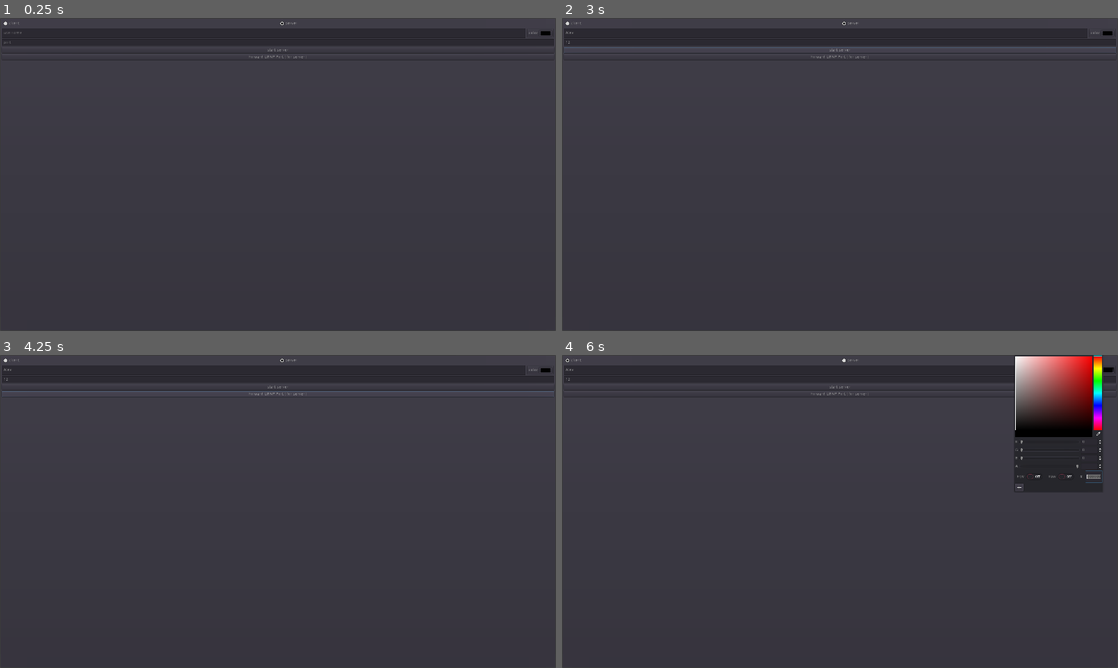
Above: before the commit, frames 1-4 (two rows, left to right).
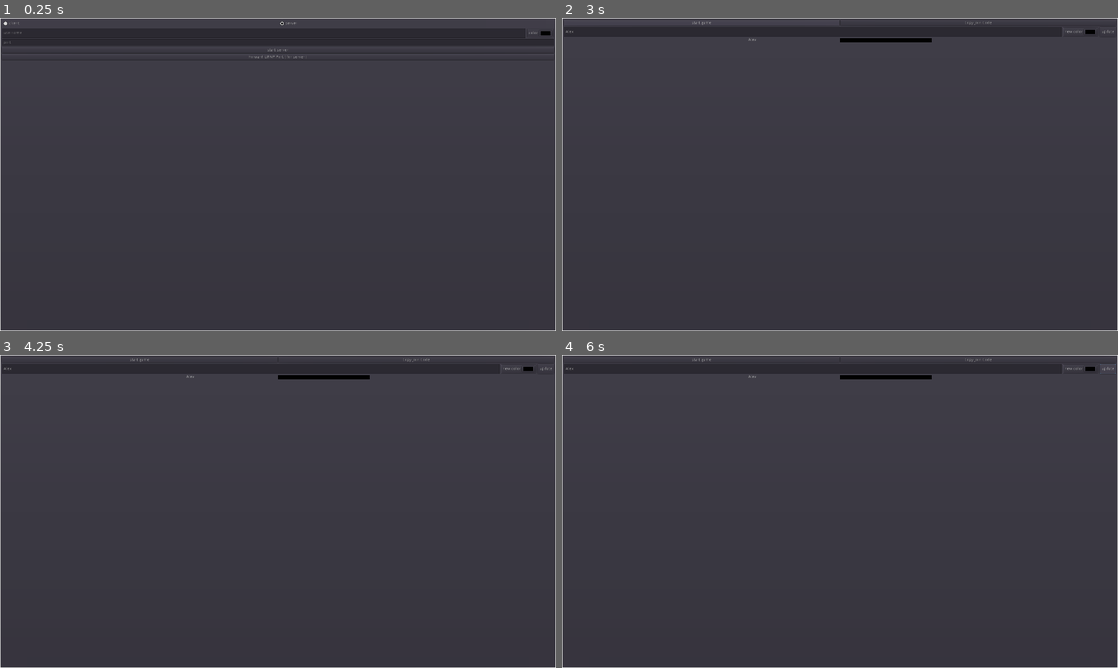
Above: after the commit, the same moments.

Repository: creikey/sketch-fight
Game: Godot game, scene res://LobbyScene.tscn
Same seed, same stepped clock (60 frames per second), same inputs: the game is played once before the commit and once after it. The engine's default icon, where the game draws it, is replaced by a stand-in: a white triangle on a blue panel in a dark square.
Inputs (mouse positions are in pixels of both pictures, inside the frame that each line leads up to):
- Up to frame 1 (0.25 s): no input
- Up to frame 2 (3 s): click (823, 33) at 0.52 s; type "Alex" at 0.6 s; click (840, 43) at 0.75 s; type "12" at 0.83 s; click "client" at 1.25 s; click "server" at 2 s; click "start server" at 2.75 s
- Up to frame 3 (4.25 s): click (278, 392) at 3.5 s, where only the run before the commit has a clickable "Forward UPNP Port ( for serve…"
- Up to frame 4 (6 s): click (701, 361) at 4.25 s, where only the run after the commit has a clickable "start game"; click (701, 361) at 5 s, where only the run after the commit has a clickable "start game"; click (1106, 367) at 5.75 s, where only the run after the commit has a clickable "update"

The runs differ from the first frame. In frame 1, 0.7% of the frame differs, in the area x 0-100%, y 0-100%; in frame 2, 1.9%; in frame 3, 1.9%; in frame 4, 6.7%.
Error before the commit: Invalid get index 'text' (on base: 'null instance'). (res://UI.gd:65)
Error after the commit: Assertion failed. (res://UI.gd:109)

Commit message:
Add bad grid implementation in shader

Diff:
--- a/src/CameraTarget.gd
+++ b/src/CameraTarget.gd
@@ -1,6 +1,22 @@
 extends Node2D
 
+export var smoothing = 5.0
+export var zoom_amount = 0.15
 
-func _process(_delta):
+var target_zoom = 1.0
+
+func _process(delta):
 	if Input.is_action_pressed("g_pan"):
 		global_position = get_global_mouse_position()
+	var c = smoothing * delta
+	var output_zoom = ((target_zoom - $Camera2D.zoom.x) * c) + $Camera2D.zoom.x
+	$Camera2D.zoom.x = output_zoom
+	$Camera2D.zoom.y = output_zoom
+
+func _input(event):
+	if event.is_action("ui_zoom_in"):
+		target_zoom -= zoom_amount
+		target_zoom = clamp(target_zoom, 0.1, 10.0)
+	elif event.is_action("ui_zoom_out"):
+		target_zoom += zoom_amount
+		target_zoom = clamp(target_zoom, 0.1, 10.0)
--- /dev/null
+++ b/src/GridControl.gd
@@ -0,0 +1,13 @@
+extends Control
+
+# Declare member variables here. Examples:
+# var a = 2
+# var b = "text"
+
+# Called when the node enters the scene tree for the first time.
+func _ready():
+	pass # Replace with function body.
+
+# Called every frame. 'delta' is the elapsed time since the previous frame.
+#func _process(delta):
+#	pass
--- a/src/UI.gd
+++ b/src/UI.gd
@@ -3,6 +3,7 @@
 const SAVE_SETTINGS_TIME = 1.0
 
 var cur_settings_save_time = 0.0
+
 
 func _ready():
 	load_settings()
@@ -14,23 +15,23 @@
 		cur_settings_save_time = 0.0
 
 func goto_main_menu():
-	$VBoxContainer/HBoxContainer2.visible = false
-	$VBoxContainer/Port.visible = false
-	$VBoxContainer/JoinCode.visible = false
-	$VBoxContainer/HBoxContainer/JoinServerButton.visible = false
-	$VBoxContainer/HBoxContainer/StartServerButton.visible = false
-	$VBoxContainer/UPNPButton.visible = false
-	Lobby.my_info["user_name"] = $VBoxContainer/HBoxContainer2/Username.text
-	Lobby.my_info["color"] = $VBoxContainer/HBoxContainer2/Panel/HBoxContainer/ColorPickerButton.color
-	$VBoxContainer/UpdateHBoxContainer/NewUsername.text = Lobby.my_info["user_name"]
-	$VBoxContainer/UpdateHBoxContainer/Panel/HBoxContainer/ColorPickerButton.color = Lobby.my_info["color"]
-	$VBoxContainer/UpdateHBoxContainer.visible = true
-	$VBoxContainer/UPNPLog.visible = false
-	$VBoxContainer/HBoxContainer4.visible = false
+	$PanelContainer/VBoxContainer/HBoxContainer2.visible = false
+	$PanelContainer/VBoxContainer/Port.visible = false
+	$PanelContainer/VBoxContainer/JoinCode.visible = false
+	$PanelContainer/VBoxContainer/HBoxContainer/JoinServerButton.visible = false
+	$PanelContainer/VBoxContainer/HBoxContainer/StartServerButton.visible = false
+	$PanelContainer/VBoxContainer/UPNPButton.visible = false
+	Lobby.my_info["user_name"] = $PanelContainer/VBoxContainer/HBoxContainer2/Username.text
+	Lobby.my_info["color"] = $PanelContainer/VBoxContainer/HBoxContainer2/Panel/HBoxContainer/ColorPickerButton.color
+	$PanelContainer/VBoxContainer/UpdateHBoxContainer/NewUsername.text = Lobby.my_info["user_name"]
+	$PanelContainer/VBoxContainer/UpdateHBoxContainer/Panel/HBoxContainer/ColorPickerButton.color = Lobby.my_info["color"]
+	$PanelContainer/VBoxContainer/UpdateHBoxContainer.visible = true
+	$PanelContainer/VBoxContainer/UPNPLog.visible = false
+	$PanelContainer/VBoxContainer/HBoxContainer4.visible = false
 
 func _on_JoinServerButton_pressed():
 	goto_main_menu()
-	var target_dict = parse_json(Marshalls.base64_to_utf8($VBoxContainer/JoinCode.text))
+	var target_dict = parse_json(Marshalls.base64_to_utf8($PanelContainer/VBoxContainer/JoinCode.text))
 	if typeof(target_dict) != TYPE_DICTIONARY or not target_dict.has("ip") or not target_dict.has("port"):
 		printerr("Incorrectly formatted join code")
 	# print(target_dict)
@@ -39,17 +40,17 @@
 
 func _on_StartServerButton_pressed():
 	goto_main_menu()
-	$VBoxContainer/HBoxContainer/StartGameButton.visible = true
-	$VBoxContainer/HBoxContainer/CopyJoinCodeButton.visible = true
-	Lobby.start_server(int($VBoxContainer/Port.text))
+	$PanelContainer/VBoxContainer/HBoxContainer/StartGameButton.visible = true
+	$PanelContainer/VBoxContainer/HBoxContainer/CopyJoinCodeButton.visible = true
+	Lobby.start_server(int($PanelContainer/VBoxContainer/Port.text))
 	Lobby.emit_signal("update_lobby", Lobby.player_info, Lobby.my_info)
 
 func _on_UPNPButton_pressed():
 	if Lobby.upnp != null:
 		return
-	var upnp_log = $VBoxContainer/UPNPLog
+	var upnp_log = $PanelContainer/VBoxContainer/UPNPLog
 	upnp_log.visible = true
-	var port = int($VBoxContainer/Port.text)
+	var port = int($PanelContainer/VBoxContainer/Port.text)
 	Lobby.upnp = UPNP.new()
 	Lobby.forwarded_port = port
 	var discover_return_code = Lobby.upnp.discover(2000, 2, "InternetGatewayDevice")
@@ -63,10 +64,10 @@
 
 func save_settings():
 	var settings_dict = {
-		"username": $VBoxContainer/HBoxContainer2/Username.text,
-		"color": $VBoxContainer/HBoxContainer2/Panel/HBoxContainer/ColorPickerButton.color,
-		"port": $VBoxContainer/Port.text,
-		"join_code": $VBoxContainer/JoinCode.text
+		"username": $PanelContainer/VBoxContainer/HBoxContainer2/Username.text,
+		"color": $PanelContainer/VBoxContainer/HBoxContainer2/Panel/HBoxContainer/ColorPickerButton.color,
+		"port": $PanelContainer/VBoxContainer/Port.text,
+		"join_code": $PanelContainer/VBoxContainer/JoinCode.text
 	}
 	var json_settings = to_json(settings_dict)
 	var settings_file: File = File.new()
@@ -84,16 +85,16 @@
 	settings_file.open("user://settings.json", File.READ)
 	var settings_dict = parse_json(settings_file.get_as_text())
 	if typeof(settings_dict) == TYPE_DICTIONARY:
-		$VBoxContainer/HBoxContainer2/Username.text = settings_dict["username"]
+		$PanelContainer/VBoxContainer/HBoxContainer2/Username.text = settings_dict["username"]
 		var color_array = settings_dict["color"].split(",")
 		var resultant_color = Color()
 		resultant_color.r = float(color_array[0])
 		resultant_color.g = float(color_array[1])
 		resultant_color.b = float(color_array[2])
 		resultant_color.a = float(color_array[3])
-		$VBoxContainer/HBoxContainer2/Panel/HBoxContainer/ColorPickerButton.color = resultant_color
-		$VBoxContainer/Port.text = settings_dict["port"]
-		$VBoxContainer/JoinCode.text = settings_dict["join_code"]
+		$PanelContainer/VBoxContainer/HBoxContainer2/Panel/HBoxContainer/ColorPickerButton.color = resultant_color
+		$PanelContainer/VBoxContainer/Port.text = settings_dict["port"]
+		$PanelContainer/VBoxContainer/JoinCode.text = settings_dict["join_code"]
 	else:
 		printerr("Wrong type from loaded settings file. Expected dict, type is: ", typeof(settings_dict))
 		dir.remove("user://settings.json")
@@ -113,16 +114,16 @@
 	OS.clipboard = Marshalls.utf8_to_base64(to_json(Lobby.target_server_info))
 
 func _on_ClientCheckBox_pressed():
-	$VBoxContainer/JoinCode.visible = true
-	$VBoxContainer/Port.visible = false
-	$VBoxContainer/HBoxContainer/JoinServerButton.visible = true
-	$VBoxContainer/HBoxContainer/StartServerButton.visible = false
-	$VBoxContainer/UPNPButton.visible = false
+	$PanelContainer/VBoxContainer/JoinCode.visible = true
+	$PanelContainer/VBoxContainer/Port.visible = false
+	$PanelContainer/VBoxContainer/HBoxContainer/JoinServerButton.visible = true
+	$PanelContainer/VBoxContainer/HBoxContainer/StartServerButton.visible = false
+	$PanelContainer/VBoxContainer/UPNPButton.visible = false
 
 
 func _on_ServerCheckBox_pressed():
-	$VBoxContainer/JoinCode.visible = false
-	$VBoxContainer/Port.visible = true
-	$VBoxContainer/HBoxContainer/JoinServerButton.visible = false
-	$VBoxContainer/HBoxContainer/StartServerButton.visible = true
-	$VBoxContainer/UPNPButton.visible = true
+	$PanelContainer/VBoxContainer/JoinCode.visible = false
+	$PanelContainer/VBoxContainer/Port.visible = true
+	$PanelContainer/VBoxContainer/HBoxContainer/JoinServerButton.visible = false
+	$PanelContainer/VBoxContainer/HBoxContainer/StartServerButton.visible = true
+	$PanelContainer/VBoxContainer/UPNPButton.visible = true
--- a/src/World.tscn
+++ b/src/World.tscn
@@ -1,13 +1,16 @@
-[gd_scene load_steps=3 format=2]
+[gd_scene load_steps=5 format=2]
 
 [ext_resource path="res://Block.tscn" type="PackedScene" id=1]
 [ext_resource path="res://CameraTarget.gd" type="Script" id=2]
+[ext_resource path="res://grid.png" type="Texture" id=3]
+[ext_resource path="res://ZoomableGrid.tscn" type="PackedScene" id=4]
 
 [node name="World" type="Node2D"]
 
 [node name="Players" type="Node2D" parent="."]
 
 [node name="Environment" type="Node2D" parent="."]
+editor/display_folded = true
 
 [node name="Block" parent="Environment" instance=ExtResource( 1 )]
 position = Vector2( 390, 240 )
@@ -34,3 +37,20 @@
 drag_margin_top = 0.1
 drag_margin_right = 0.1
 drag_margin_bottom = 0.1
+
+[node name="ParallaxBackground" type="ParallaxBackground" parent="."]
+
+[node name="ParallaxLayer" type="ParallaxLayer" parent="ParallaxBackground"]
+visible = false
+motion_mirroring = Vector2( 3840, 2160 )
+
+[node name="Sprite" type="Sprite" parent="ParallaxBackground/ParallaxLayer"]
+texture = ExtResource( 3 )
+region_enabled = true
+region_rect = Rect2( 0, 0, 3840, 2160 )
+
+[node name="GridLayer" type="CanvasLayer" parent="."]
+layer = -1
+
+[node name="ZoomableGrid" parent="GridLayer" instance=ExtResource( 4 )]
+camera_path = NodePath("../../CameraTarget/Camera2D")
--- /dev/null
+++ b/src/ZoomableGrid.gd
@@ -0,0 +1,23 @@
+tool
+extends ColorRect
+
+export (NodePath) var camera_path
+
+onready var camera_node: Camera2D = get_node(camera_path)
+
+func _ready():
+	update_shader_transform()
+	if not Engine.editor_hint:
+		set_process(true)
+	else:
+		set_process(false)
+
+func _process(delta):
+	update_shader_transform()
+
+func update_shader_transform():
+	if camera_node != null:
+#		print(camera_node.get_canvas_transform())
+		material.set_shader_param("global_transform", camera_node.get_canvas_transform())
+		material.set_shader_param("global_translation", camera_node.get_canvas_transform().origin)
+		material.set_shader_param("zoom", camera_node.zoom)
--- /dev/null
+++ b/src/ZoomableGrid.tscn
@@ -0,0 +1,47 @@
+[gd_scene load_steps=4 format=2]
+
+[ext_resource path="res://ZoomableGrid.gd" type="Script" id=1]
+
+[sub_resource type="Shader" id=1]
+code = "shader_type canvas_item;
+
+
+uniform vec4 grid_color : hint_color;
+uniform mat4 global_transform;
+uniform vec2 global_translation;
+uniform vec2 zoom = vec2(1.0, 1.0);
+uniform int grid_size = 64;
+
+varying vec2 world_coords;
+
+void vertex() {
+	world_coords = (global_transform * vec4(VERTEX, 0.0, 1.0)).xy;
+}
+
+void fragment() {
+	vec2 coordinates = FRAGCOORD.xy;
+//	vec2 coordinates = world_coords;
+//	COLOR = vec4(world_coords.x/1920.0, 0.0, 0.0, 1.0);
+	if((int(coordinates.y) + int(global_translation.y)) % int(float(grid_size)/zoom.y) == 0 || (int(coordinates.x) - int(global_translation.x)) % int(float(grid_size)/zoom.x) == 0) {
+		COLOR = vec4(vec3(0.0), 1.0);
+	} else {
+		COLOR = vec4(0.0);
+	}
+//	COLOR = vec4(step(coordinates.x, 500.0), 0.0, 0.0, 1.0);
+//	vec2 coordinates = UV;
+//	COLOR = vec4(coordinates.x, 0.0, 0.0, 1.0);
+}"
+
+[sub_resource type="ShaderMaterial" id=2]
+shader = SubResource( 1 )
+shader_param/grid_color = null
+shader_param/global_transform = Transform2D( 1, 0, 0, 1, 0, 0 )
+shader_param/global_translation = Vector2( 0, 0 )
+shader_param/zoom = Vector2( 1, 1 )
+shader_param/grid_size = 64
+
+[node name="ZoomableGrid" type="ColorRect"]
+material = SubResource( 2 )
+margin_right = 1920.0
+margin_bottom = 1080.0
+script = ExtResource( 1 )
--- a/src/project.godot
+++ b/src/project.godot
@@ -67,6 +67,16 @@
 "events": [ Object(InputEventKey,"resource_local_to_scene":false,"resource_name":"","device":0,"alt":false,"shift":false,"control":false,"meta":false,"command":false,"pressed":false,"scancode":90,"unicode":0,"echo":false,"script":null)
  ]
 }
+ui_zoom_in={
+"deadzone": 0.5,
+"events": [ Object(InputEventMouseButton,"resource_local_to_scene":false,"resource_name":"","device":0,"alt":false,"shift":false,"control":false,"meta":false,"command":false,"button_mask":0,"position":Vector2( 0, 0 ),"global_position":Vector2( 0, 0 ),"factor":1.0,"button_index":4,"pressed":false,"doubleclick":false,"script":null)
+ ]
+}
+ui_zoom_out={
+"deadzone": 0.5,
+"events": [ Object(InputEventMouseButton,"resource_local_to_scene":false,"resource_name":"","device":0,"alt":false,"shift":false,"control":false,"meta":false,"command":false,"button_mask":0,"position":Vector2( 0, 0 ),"global_position":Vector2( 0, 0 ),"factor":1.0,"button_index":5,"pressed":false,"doubleclick":false,"script":null)
+ ]
+}
 
 [physics]
 
@@ -74,4 +84,5 @@
 
 [rendering]
 
+environment/default_clear_color=Color( 1, 1, 1, 1 )
 environment/default_environment="res://default_env.tres"
